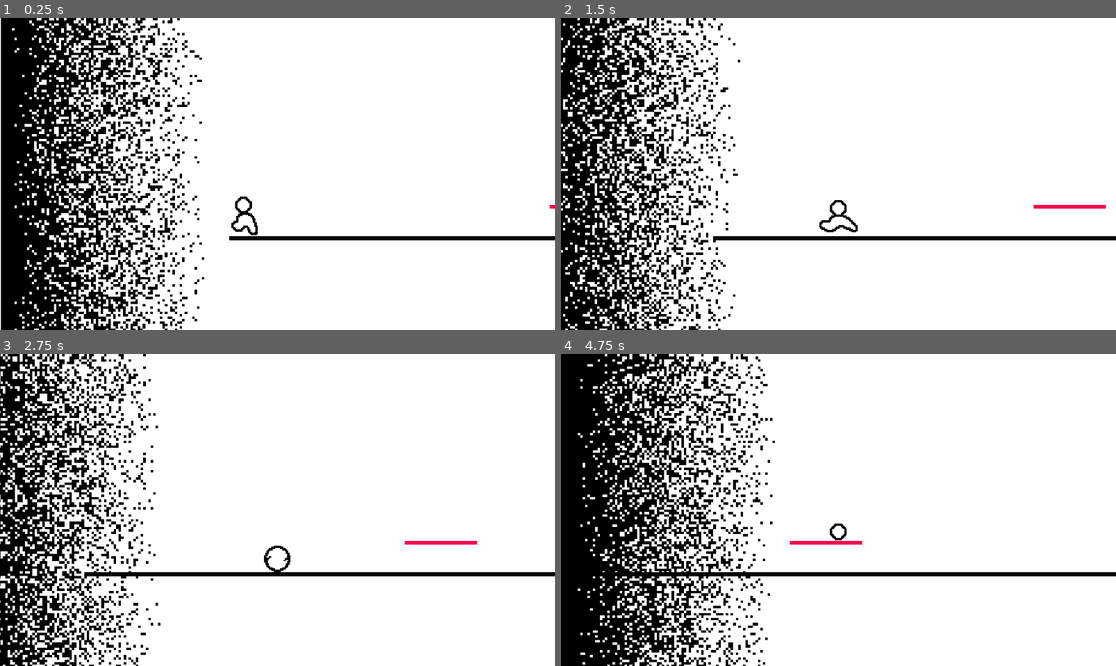
Above: before the commit, frames 1-4 (two rows, left to right).
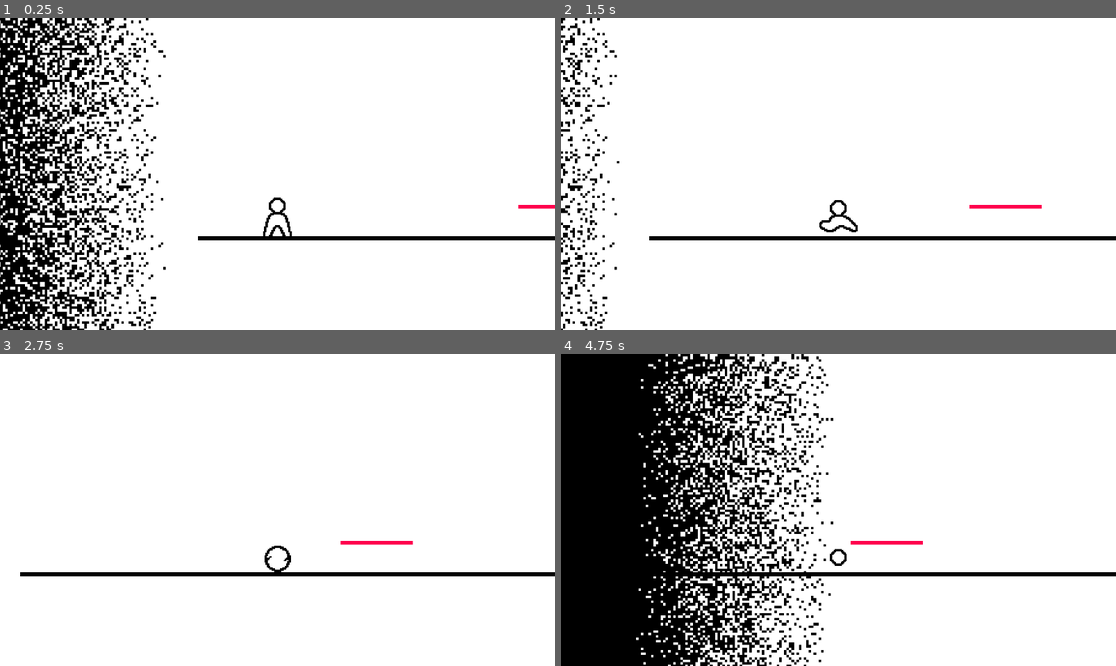
Above: after the commit, the same moments.

Repository: SKeppinger/VimJam
Game: Godot game, scene res://scenes/level.tscn
Two runs of this game, one before a commit and one after it. Both use one fixed random seed, a clock stepped at 60 frames per second and the inputs below.
Inputs:
- Up to frame 1 (0.25 s): no input
- Up to frame 2 (1.5 s): hold Ctrl (crouch) 0.53-1.28 s; hold D (move_right) from 0.53 s (still down); tap Space (jump) at 0.77 s; tap Shift (dash) at 1.35 s
- Up to frame 3 (2.75 s): tap Space (jump) at 1.52 s; release D (move_right) at 2.03 s; hold A (move_left) from 2.03 s (still down); hold Ctrl (crouch) from 2.03 s (still down)
- Up to frame 4 (4.75 s): release A (move_left) at 2.78 s; release Ctrl (crouch) at 2.78 s; hold D (move_right) 2.78-4.28 s; tap Shift (dash) at 2.85, 4.35 s; tap Space (jump) at 3.02, 3.77, 4.52 s; hold Ctrl (crouch) 3.53-4.28 s; hold A (move_left) from 4.28 s (still down)

The runs differ from the first frame. In frame 1, 16% of the frame differs, in the area x 0-100%, y 0-100%; in frame 2, 16%; in frame 3, 14%; in frame 4, 18%, in the area x 3-66%, y 0-100%.

Commit message:
for tyler

Diff:
--- /dev/null
+++ b/scenes/control_scheme.tscn
@@ -0,0 +1,86 @@
+[gd_scene load_steps=7 format=3 uid="uid://bj5nhr1j00kfo"]
+
+[sub_resource type="FontFile" id="FontFile_qgxi6"]
+cache/0/16/0/ascent = 0.0
+cache/0/16/0/descent = 0.0
+cache/0/16/0/underline_position = 0.0
+cache/0/16/0/underline_thickness = 0.0
+cache/0/16/0/scale = 1.0
+cache/0/50/0/ascent = 0.0
+cache/0/50/0/descent = 0.0
+cache/0/50/0/underline_position = 0.0
+cache/0/50/0/underline_thickness = 0.0
+cache/0/50/0/scale = 1.0
+
+[sub_resource type="FontVariation" id="FontVariation_rpi2p"]
+base_font = SubResource("FontFile_qgxi6")
+
+[sub_resource type="LabelSettings" id="LabelSettings_paqip"]
+font = SubResource("FontVariation_rpi2p")
+font_size = 50
+outline_size = 5
+outline_color = Color(0, 0, 0, 1)
+
+[sub_resource type="FontFile" id="FontFile_8bj40"]
+cache/0/16/0/ascent = 0.0
+cache/0/16/0/descent = 0.0
+cache/0/16/0/underline_position = 0.0
+cache/0/16/0/underline_thickness = 0.0
+cache/0/16/0/scale = 1.0
+cache/0/50/0/ascent = 0.0
+cache/0/50/0/descent = 0.0
+cache/0/50/0/underline_position = 0.0
+cache/0/50/0/underline_thickness = 0.0
+cache/0/50/0/scale = 1.0
+
+[sub_resource type="LabelSettings" id="LabelSettings_x1mjg"]
+font = SubResource("FontFile_8bj40")
+font_size = 50
+outline_size = 5
+outline_color = Color(0, 0, 0, 1)
+
+[sub_resource type="LabelSettings" id="LabelSettings_wyc0y"]
+font_size = 50
+font_color = Color(0, 0, 0, 1)
+
+[node name="ControlScheme" type="Control"]
+layout_mode = 3
+anchors_preset = 15
+anchor_right = 1.0
+anchor_bottom = 1.0
+grow_horizontal = 2
+grow_vertical = 2
+
+[node name="Move" type="CanvasLayer" parent="."]
+layer = 0
+follow_viewport_enabled = true
+
+[node name="A" type="Label" parent="Move"]
+texture_filter = 2
+offset_left = 723.0
+offset_top = 193.0
+offset_right = 773.0
+offset_bottom = 263.0
+size_flags_horizontal = 4
+text = "A"
+label_settings = SubResource("LabelSettings_paqip")
+horizontal_alignment = 1
+
+[node name="D" type="Label" parent="Move"]
+texture_filter = 2
+offset_left = 806.0
+offset_top = 193.0
+offset_right = 856.0
+offset_bottom = 263.0
+text = "D"
+label_settings = SubResource("LabelSettings_x1mjg")
+horizontal_alignment = 1
+
+[node name="Move" type="Label" parent="Move"]
+texture_filter = 2
+offset_left = 721.0
+offset_top = 119.0
+offset_right = 853.0
+offset_bottom = 188.0
+text = "Move"
+label_settings = SubResource("LabelSettings_wyc0y")
--- a/scenes/level.tscn
+++ b/scenes/level.tscn
@@ -12,6 +12,7 @@
 [node name="Level" type="Node2D"]
 
 [node name="Corruption" parent="." instance=ExtResource("1_jij70")]
+z_index = 1
 
 [node name="Label" type="Label" parent="Corruption/CanvasLayer" index="1"]
 offset_left = 1055.0
@@ -21,7 +22,7 @@
 label_settings = SubResource("LabelSettings_ot66m")
 
 [node name="Player" parent="." instance=ExtResource("2_jgokv")]
-position = Vector2(508, 519)
+position = Vector2(641, 529)
 
 [node name="AnimatedSprite2D" parent="Player" index="2"]
 animation = &"air_dash"
--- a/scenes/movement.tscn
+++ /dev/null
@@ -1,83 +0,0 @@
-[gd_scene load_steps=9 format=3 uid="uid://86hlw0txorr7"]
-
-[sub_resource type="FontFile" id="FontFile_1jguf"]
-cache/0/16/0/ascent = 0.0
-cache/0/16/0/descent = 0.0
-cache/0/16/0/underline_position = 0.0
-cache/0/16/0/underline_thickness = 0.0
-cache/0/16/0/scale = 1.0
-
-[sub_resource type="LabelSettings" id="LabelSettings_627xc"]
-font = SubResource("FontFile_1jguf")
-
-[sub_resource type="FontFile" id="FontFile_hjggr"]
-cache/0/16/0/ascent = 0.0
-cache/0/16/0/descent = 0.0
-cache/0/16/0/underline_position = 0.0
-cache/0/16/0/underline_thickness = 0.0
-cache/0/16/0/scale = 1.0
-
-[sub_resource type="LabelSettings" id="LabelSettings_paqip"]
-font = SubResource("FontFile_hjggr")
-
-[sub_resource type="FontFile" id="FontFile_bs6fr"]
-cache/0/16/0/ascent = 0.0
-cache/0/16/0/descent = 0.0
-cache/0/16/0/underline_position = 0.0
-cache/0/16/0/underline_thickness = 0.0
-cache/0/16/0/scale = 1.0
-
-[sub_resource type="LabelSettings" id="LabelSettings_yy8x6"]
-font = SubResource("FontFile_bs6fr")
-
-[sub_resource type="FontFile" id="FontFile_8bj40"]
-cache/0/16/0/ascent = 0.0
-cache/0/16/0/descent = 0.0
-cache/0/16/0/underline_position = 0.0
-cache/0/16/0/underline_thickness = 0.0
-cache/0/16/0/scale = 1.0
-
-[sub_resource type="LabelSettings" id="LabelSettings_x1mjg"]
-font = SubResource("FontFile_8bj40")
-
-[node name="ControlScheme" type="Control"]
-layout_mode = 3
-anchors_preset = 15
-anchor_right = 1.0
-anchor_bottom = 1.0
-grow_horizontal = 2
-grow_vertical = 2
-
-[node name="Move" type="CanvasLayer" parent="."]
-
-[node name="W" type="Label" parent="Move"]
-offset_left = 222.0
-offset_top = 78.0
-offset_right = 262.0
-offset_bottom = 101.0
-text = "W"
-label_settings = SubResource("LabelSettings_627xc")
-
-[node name="A" type="Label" parent="Move"]
-offset_left = 596.0
-offset_top = 218.0
-offset_right = 636.0
-offset_bottom = 241.0
-text = "A"
-label_settings = SubResource("LabelSettings_paqip")
-
-[node name="S" type="Label" parent="Move"]
-offset_left = 225.0
-offset_top = 99.0
-offset_right = 265.0
-offset_bottom = 122.0
-text = "S"
-label_settings = SubResource("LabelSettings_yy8x6")
-
-[node name="D" type="Label" parent="Move"]
-offset_left = 448.0
-offset_top = 306.0
-offset_right = 488.0
-offset_bottom = 329.0
-text = "D"
-label_settings = SubResource("LabelSettings_x1mjg")
--- a/scripts/corruption.gd
+++ b/scripts/corruption.gd
@@ -4,7 +4,7 @@
 var collision;
 var player;
 var progress = 0;
-var speed = 2;
+var speed = 0.1;
 var collision_offset = 150;
 var visibility;
 var death_screen;
Not shown: 1 places in scenes/test_level.tscn that only renumber resources
